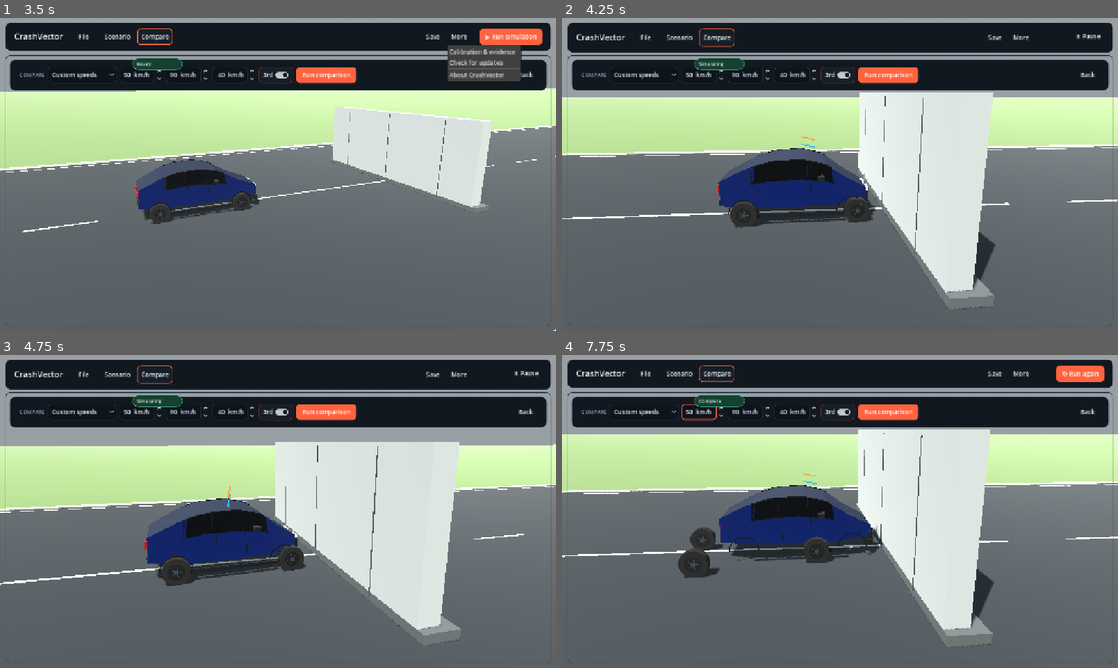
Above: before the commit, frames 1-4 (two rows, left to right).
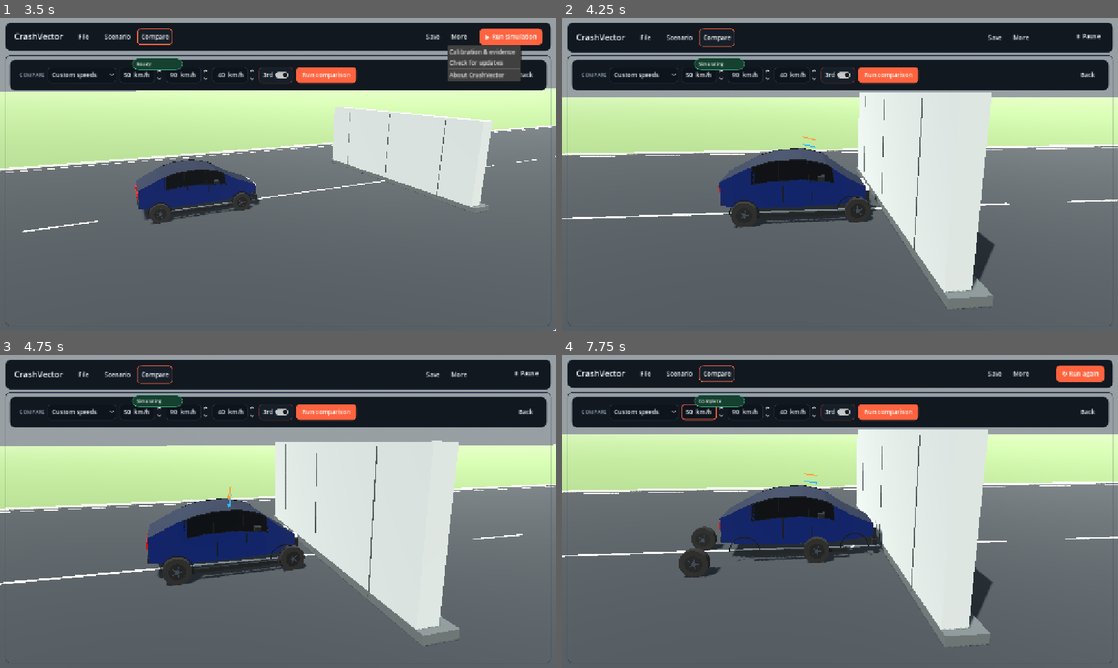
Above: after the commit, the same moments.

Repository: ArrowSK/crashvector
Game: Godot game, scene res://app/main.tscn
Two runs of this game, one before a commit and one after it. Both use one fixed random seed, a clock stepped at 60 frames per second and the inputs below.
Inputs (mouse positions are in pixels of both pictures, inside the frame that each line leads up to):
- Up to frame 1 (3.5 s): click "File" at 0.5 s; click "Scenario" at 1.25 s; click "Compare" at 2 s; click "More" at 2.75 s
- Up to frame 2 (4.25 s): click "▶ Run simulation" at 3.5 s
- Up to frame 3 (4.75 s): tap Enter at 4.25 s; move the mouse to (400, 495) at 4.27 s; hold Right from 4.28 s (still down); click (400, 495) at 4.42 s
- Up to frame 4 (7.75 s): release Right at 5 s; click "Custom speeds" at 5 s; drag from (728, 527) to (812, 574) at 5.77 s; move the mouse to (895, 442) at 6.52 s; hold Right 6.53-7.25 s; drag from (812, 574) to (673, 464) at 7.27 s

Frame 1 is identical in both runs. In frame 2, 0.9% of the frame differs, in the area x 0-100%, y 23-94%; in frame 3, 0.7%; in frame 4, 1.4%.

Commit message:
fix: bind impact and road-user visuals to production geometry

Diff:
--- a/src/road_users/road_user_presentation_skin_3d.gd
+++ b/src/road_users/road_user_presentation_skin_3d.gd
@@ -13,7 +13,6 @@
 
 var proxy: RoadUserRigidProxy3D
 var _body_by_name: Dictionary = {}
-var _joint_by_name: Dictionary = {}
 var _visuals: Dictionary = {}
 var _bicycle_wheel_groups: Array[Node3D] = []
 var _scale: float = 1.0
@@ -69,14 +68,10 @@
 
 func _index_proxy_nodes() -> void:
 	_body_by_name.clear()
-	_joint_by_name.clear()
 	_body_by_name[String(proxy.name)] = proxy
 	for body in proxy.articulated_bodies:
 		if body != null and is_instance_valid(body):
 			_body_by_name[String(body.name)] = body
-	for joint in proxy.articulated_joints:
-		if joint != null and is_instance_valid(joint):
-			_joint_by_name[String(joint.name)] = joint
 
 func _hide_primitive_visuals() -> void:
 	_hide_mesh_descendants(proxy)
@@ -107,37 +102,33 @@
 	_visuals["right_foot"] = _cylinder("RightFootSkin", 0.072 * _scale, _shoe_material)
 
 func _update_pedestrian_skin() -> void:
-	var spine := _joint_position("SpineJoint", proxy.global_position + Vector3.UP * 1.00 * _scale)
-	var neck := _joint_position("NeckJoint", spine + Vector3.UP * 0.50 * _scale)
-	var left_shoulder := _joint_position("LeftShoulderJoint", neck + Vector3(0.0, -0.15, -0.24) * _scale)
-	var right_shoulder := _joint_position("RightShoulderJoint", neck + Vector3(0.0, -0.15, 0.24) * _scale)
-	var left_elbow := _joint_position("LeftElbowJoint", left_shoulder + Vector3.DOWN * 0.32 * _scale)
-	var right_elbow := _joint_position("RightElbowJoint", right_shoulder + Vector3.DOWN * 0.32 * _scale)
-	var left_hip := _joint_position("LeftHipJoint", spine + Vector3(0.0, -0.20, -0.09) * _scale)
-	var right_hip := _joint_position("RightHipJoint", spine + Vector3(0.0, -0.20, 0.09) * _scale)
-	var left_knee := _joint_position("LeftKneeJoint", left_hip + Vector3.DOWN * 0.36 * _scale)
-	var right_knee := _joint_position("RightKneeJoint", right_hip + Vector3.DOWN * 0.36 * _scale)
-
-	var pelvis_center := (left_hip + right_hip) * 0.5
-	_set_segment(_visuals["pelvis"], pelvis_center - Vector3.UP * 0.10 * _scale, spine + Vector3.DOWN * 0.05 * _scale)
-	_set_segment(_visuals["torso"], spine, neck)
-	_set_segment(_visuals["left_upper_arm"], left_shoulder, left_elbow)
-	_set_segment(_visuals["right_upper_arm"], right_shoulder, right_elbow)
-	_set_segment(_visuals["left_lower_arm"], left_elbow, _distal_endpoint("LeftLowerArm", left_elbow, 0.18 * _scale))
-	_set_segment(_visuals["right_lower_arm"], right_elbow, _distal_endpoint("RightLowerArm", right_elbow, 0.18 * _scale))
-	_set_segment(_visuals["left_upper_leg"], left_hip, left_knee)
-	_set_segment(_visuals["right_upper_leg"], right_hip, right_knee)
-	var left_ankle := _distal_endpoint("LeftLowerLeg", left_knee, 0.20 * _scale)
-	var right_ankle := _distal_endpoint("RightLowerLeg", right_knee, 0.20 * _scale)
-	_set_segment(_visuals["left_lower_leg"], left_knee, left_ankle)
-	_set_segment(_visuals["right_lower_leg"], right_knee, right_ankle)
+	# Joints retain their construction anchors in world space. They are not a
+	# presentation pose after simulation starts, so using them here split the
+	# visible person from the rigid bodies and made a genuine impact read as a
+	# flying figure. Each visible segment now follows its own live collision body.
+	var pelvis_center := proxy.to_global(Vector3(0.0, 0.86 * _scale, 0.0))
+	var pelvis_axis := proxy.global_transform.basis.y.normalized()
+	if pelvis_axis.is_zero_approx():
+		pelvis_axis = Vector3.UP
+	_set_segment(_visuals["pelvis"], pelvis_center - pelvis_axis * 0.11 * _scale, pelvis_center + pelvis_axis * 0.11 * _scale)
+	_set_body_segment(_visuals["torso"], "PedestrianTorso", 0.48 * _scale, pelvis_center, pelvis_center + pelvis_axis * 0.48 * _scale)
+	_set_body_segment(_visuals["left_upper_arm"], "LeftUpperArm", 0.34 * _scale, pelvis_center, pelvis_center + Vector3.DOWN * 0.34 * _scale)
+	_set_body_segment(_visuals["right_upper_arm"], "RightUpperArm", 0.34 * _scale, pelvis_center, pelvis_center + Vector3.DOWN * 0.34 * _scale)
+	_set_body_segment(_visuals["left_lower_arm"], "LeftLowerArm", 0.30 * _scale, pelvis_center, pelvis_center + Vector3.DOWN * 0.30 * _scale)
+	_set_body_segment(_visuals["right_lower_arm"], "RightLowerArm", 0.30 * _scale, pelvis_center, pelvis_center + Vector3.DOWN * 0.30 * _scale)
+	_set_body_segment(_visuals["left_upper_leg"], "LeftUpperLeg", 0.40 * _scale, pelvis_center, pelvis_center + Vector3.DOWN * 0.40 * _scale)
+	_set_body_segment(_visuals["right_upper_leg"], "RightUpperLeg", 0.40 * _scale, pelvis_center, pelvis_center + Vector3.DOWN * 0.40 * _scale)
+	_set_body_segment(_visuals["left_lower_leg"], "LeftLowerLeg", 0.36 * _scale, pelvis_center, pelvis_center + Vector3.DOWN * 0.36 * _scale)
+	_set_body_segment(_visuals["right_lower_leg"], "RightLowerLeg", 0.36 * _scale, pelvis_center, pelvis_center + Vector3.DOWN * 0.36 * _scale)
+	var left_ankle := _body_endpoint("LeftLowerLeg", 0.36 * _scale, -1.0, pelvis_center + Vector3.DOWN * 0.36 * _scale)
+	var right_ankle := _body_endpoint("RightLowerLeg", 0.36 * _scale, -1.0, pelvis_center + Vector3.DOWN * 0.36 * _scale)
 	_set_segment(_visuals["left_foot"], left_ankle, left_ankle + _body_forward("LeftLowerLeg") * 0.18 * _scale)
 	_set_segment(_visuals["right_foot"], right_ankle, right_ankle + _body_forward("RightLowerLeg") * 0.18 * _scale)
 
 	var head_body := _body("PedestrianHead")
 	var head := _visuals["head"] as MeshInstance3D
 	if head != null:
-		head.global_position = head_body.global_position if head_body != null else neck + Vector3.UP * 0.16 * _scale
+		head.global_position = head_body.global_position if head_body != null else pelvis_center + pelvis_axis * 0.76 * _scale
 
 func _build_bicycle_skin() -> void:
 	_visuals["rear_to_crank"] = _cylinder("RearStay", 0.028, _bike_material)
@@ -209,19 +200,25 @@
 	var value: Variant = _body_by_name.get(node_name, null)
 	return value as RigidBody3D
 
-func _joint_position(node_name: String, fallback: Vector3) -> Vector3:
-	var value: Variant = _joint_by_name.get(node_name, null)
-	var joint := value as Joint3D
-	return joint.global_position if joint != null and is_instance_valid(joint) else fallback
-
-func _distal_endpoint(body_name: String, proximal: Vector3, extension: float) -> Vector3:
+func _set_body_segment(instance_value: Variant, body_name: String, length: float, fallback_start: Vector3, fallback_finish: Vector3) -> void:
 	var body := _body(body_name)
 	if body == null:
-		return proximal + Vector3.DOWN * extension
-	var delta := body.global_position - proximal
-	if delta.length() < 0.02:
-		delta = -body.global_transform.basis.y
-	return body.global_position + delta.normalized() * extension
+		_set_segment(instance_value, fallback_start, fallback_finish)
+		return
+	var axis := body.global_transform.basis.y.normalized()
+	if axis.is_zero_approx():
+		axis = Vector3.UP
+	var half_length := length * 0.5
+	_set_segment(instance_value, body.global_position - axis * half_length, body.global_position + axis * half_length)
+
+func _body_endpoint(body_name: String, length: float, direction: float, fallback: Vector3) -> Vector3:
+	var body := _body(body_name)
+	if body == null:
+		return fallback
+	var axis := body.global_transform.basis.y.normalized()
+	if axis.is_zero_approx():
+		axis = Vector3.UP
+	return body.global_position + axis * length * 0.5 * direction
 
 func _body_forward(body_name: String) -> Vector3:
 	var body := _body(body_name)
--- a/src/vehicles/compact_hatchback.gd
+++ b/src/vehicles/compact_hatchback.gd
@@ -48,11 +48,13 @@
 var safety_cell_base_size_m := Vector3.ZERO
 var safety_cell_base_position_m := Vector3.ZERO
 
-# The bumper is the foremost rendered and collidable part of a neutral car.
-# Keep its outer face, the rigid contact face and the deformation origin in the
-# same reference frame so a visible gap cannot exist at first contact.
+# M16 is the production presentation. Its headlamp shells are the foremost
+# visible part of a neutral passenger-car nose: their centre sits 0.075 m
+# ahead of the front structural section and their 0.12 m mesh is long in X.
+# The legacy helper bumper is hidden by that production skin and must never be
+# used as the contact reference.
+const PRODUCTION_NOSE_FACE_OFFSET_M := 0.135
 const FRONT_BUMPER_CENTER_OFFSET_M := 0.10
-const FRONT_BUMPER_HALF_LENGTH_M := 0.08
 
 func _ready() -> void:
 	model = PassengerCarBuilder.build(vehicle_preset_id, total_mass_kg, 0.0, barrier_x_m, origin_offset_m)
@@ -266,16 +268,18 @@
 	)
 	safety_cell_base_size_m = (safety_cell_collision.shape as BoxShape3D).size
 	safety_cell_base_position_m = safety_cell_collision.position
-	# Give the rendered bumper its own thin, full-width contact volume. Its outer
-	# face is exactly the foremost neutral visual bumper face; the protected cell
-	# remains the collision volume that retreats during severe collapse.
-	var bumper_face_x := (CompactHatchbackBuilder.STATION_X[CompactHatchbackBuilder.FRONT_STATION] + FRONT_BUMPER_CENTER_OFFSET_M + FRONT_BUMPER_HALF_LENGTH_M) * scale_x
+	# Give the production M16 nose its own thin, full-width contact volume. Its
+	# outer face is exactly the foremost visible headlamp shell, while the
+	# protected cell remains the volume that retreats during severe collapse.
+	# Detail offsets are authored in world metres, whereas the structural section
+	# is scaled per vehicle class.
+	var bumper_face_x := CompactHatchbackBuilder.STATION_X[CompactHatchbackBuilder.FRONT_STATION] * scale_x + PRODUCTION_NOSE_FACE_OFFSET_M
 	rigid_chassis.add_box_shape(
 		"FrontContactCollision",
 		Vector3(0.22 * scale_x, 0.56 * scale_y, 1.34 * scale_z),
 		Vector3((bumper_face_x - 0.11 * scale_x), 0.72 * scale_y, 0.0)
 	)
-	# Keep the visual bumper, first physical impact face and deformation origin
+	# Keep the production nose, first physical impact face and deformation origin
 	# in one coordinate system. This replaces probe-based visual contact guesses.
 	rigid_chassis.configure_front_contact_frame(bumper_face_x)
 	rigid_chassis.add_front_crush_sensor(
@@ -500,8 +504,22 @@
 			return
 		rigid_chassis.apply_central_force(-forward * force_n)
 		other.apply_central_force(forward * force_n)
-	else:
+	elif _requires_additional_crush_resistance(collider):
+		# Static obstacles need the modelled crush-resistance force because there
+		# is no second dynamic body to receive it. Do not apply that same
+		# wall-like force against a pedestrian, cyclist, motorcycle part or other
+		# light rigid body: their real Godot contact manifold already transfers
+		# momentum, and the unilateral extra force was reversing the primary car.
 		rigid_chassis.apply_central_force(-forward * force_n)
+
+func _requires_additional_crush_resistance(collider: Object) -> bool:
+	if not collider is RigidBody3D:
+		return true
+	var other := collider as RigidBody3D
+	# Passenger cars and heavier dynamic targets can absorb a meaningful share of
+	# the crush load. Bodies below this threshold are vulnerable road users or
+	# vehicle components, whose contact response must remain solver-only.
+	return other.mass >= maxf(rigid_chassis.mass * 0.35, 400.0)
 
 func _enforce_hybrid_crush_shape(delta: float) -> void:
 	if hybrid_reference_local_positions.size() != model.nodes.size():
--- a/tests/m16_2_presentation_corrections.gd
+++ b/tests/m16_2_presentation_corrections.gd
@@ -50,6 +50,19 @@
 		for wanted in ["TorsoSkin", "HeadSkin", "LeftUpperLegSkin", "RightUpperLegSkin"]:
 			var visual := _find_named(road_skin, wanted) as MeshInstance3D
 			_expect(visual != null and visual.visible, "M16.2 pedestrian visual component %s is missing/hidden" % wanted)
+		var torso_skin := _find_named(road_skin, "TorsoSkin") as MeshInstance3D
+		var torso_body: RigidBody3D
+		if proxy != null:
+			for body in proxy.articulated_bodies:
+				if body != null and String(body.name) == "PedestrianTorso":
+					torso_body = body
+					break
+		_expect(torso_skin != null and torso_body != null, "M16.2 pedestrian skin cannot resolve the live torso body")
+		if torso_skin != null and torso_body != null:
+			_expect(torso_skin.global_position.distance_to(torso_body.global_position) < 0.01, "M16.2 pedestrian torso skin is driven by a static joint anchor instead of the live body")
+			torso_body.global_position += Vector3(0.32, 0.17, -0.12)
+			road_skin.call("_update_skin")
+			_expect(torso_skin.global_position.distance_to(torso_body.global_position) < 0.01, "M16.2 pedestrian torso skin does not follow post-impact body motion")
 	if proxy != null:
 		_expect(_primitive_meshes_hidden(proxy), "Primitive articulated pedestrian blocks remain visible beneath the M16.2 skin")
 		for body in proxy.articulated_bodies:
--- a/tests/m19_contact_fidelity.gd
+++ b/tests/m19_contact_fidelity.gd
@@ -83,13 +83,22 @@
 	var chassis := vehicle.rigid_chassis
 	_expect(chassis != null, "M19 probe-layout check could not build the production rigid chassis")
 	if chassis != null:
-		var expected_bumper_face := CompactHatchbackBuilder.STATION_X[CompactHatchbackBuilder.FRONT_STATION] + CompactHatchback.FRONT_BUMPER_CENTER_OFFSET_M + CompactHatchback.FRONT_BUMPER_HALF_LENGTH_M
+		var production_visual := M16VehicleVisualRefined.new()
+		vehicle.add_child(production_visual)
+		production_visual.configure(vehicle)
+		await process_frame
+		var expected_bumper_face := -INF
+		for lamp in production_visual.headlamps:
+			var lamp_mesh := lamp.mesh as BoxMesh
+			if lamp_mesh != null:
+				expected_bumper_face = maxf(expected_bumper_face, lamp.position.x + lamp_mesh.size.x * 0.5)
+		_expect(is_finite(expected_bumper_face), "M19 production passenger skin has no measurable foremost nose geometry")
 		var bumper_collision := chassis.get_node_or_null("FrontContactCollision") as CollisionShape3D
-		_expect(absf(chassis.front_contact_face_x_m - expected_bumper_face) < 0.001, "M19 rigid contact face must match the rendered neutral bumper face")
+		_expect(absf(chassis.front_contact_face_x_m - expected_bumper_face) < 0.001, "M19 rigid contact face must match the rendered M16 nose face")
 		_expect(bumper_collision != null, "M19 passenger car is missing the outer bumper collision volume")
 		if bumper_collision != null and bumper_collision.shape is BoxShape3D:
 			var outer_face := bumper_collision.position.x + (bumper_collision.shape as BoxShape3D).size.x * 0.5
-			_expect(absf(outer_face - expected_bumper_face) < 0.001, "M19 outer bumper collision volume must end at the rendered bumper face")
+			_expect(absf(outer_face - expected_bumper_face) < 0.001, "M19 outer bumper collision volume must end at the rendered M16 nose face")
 		_expect(chassis.front_crush_probe_count() == 3, "M19 passenger car must expose centre plus two lateral front-crush probes")
 		if chassis.front_crush_probes.size() == 3:
 			var centre := chassis.front_crush_probes[0]
